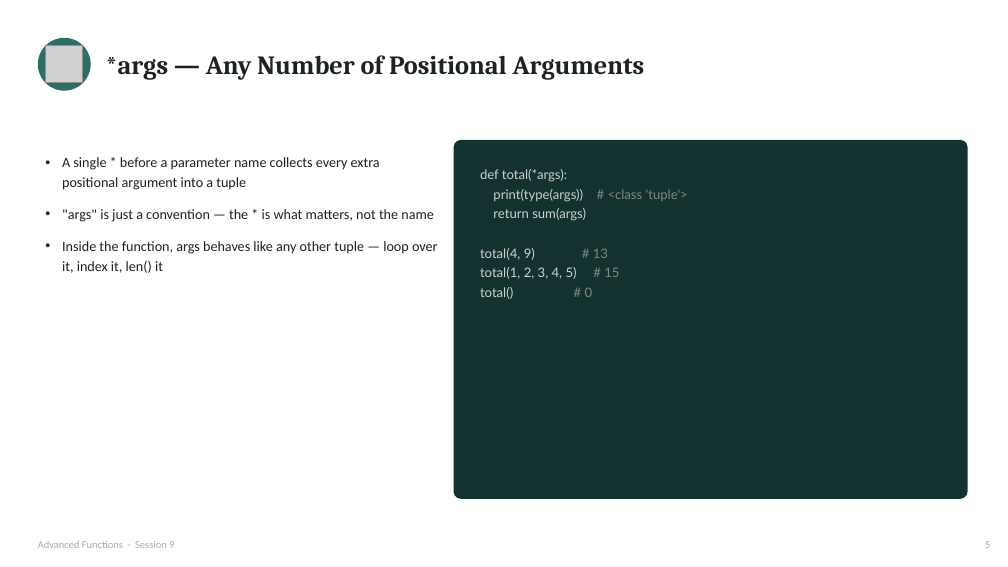
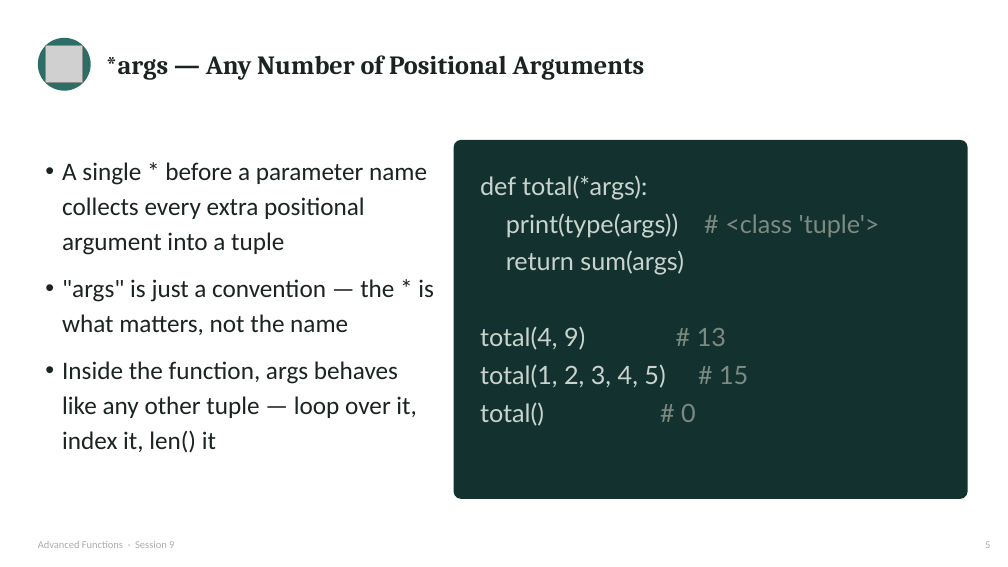
Before and after one commit to waseem-development/ai-ml-course, a slide deck: slide 5 of slides/1_python_slides/8_advanced_functions.pptx. Drawn at 1008x567 pixels with LibreOffice and Linux fonts; fonts in the diff are those of the drawing; grey boxes stand for pictures. Boxes give left, top, right and bottom in pixels: in the first picture for what was removed or moved away, otherwise in the second. Text is boxed around its words. In the diff, an @@ line names an element or a change of style, - is before the commit and + after.

Commit message:
Updated Advanced Functions file

```diff
--- a/slides/1_python_slides/8_advanced_functions.pptx
+++ b/slides/1_python_slides/8_advanced_functions.pptx
@@ text "A single * before a ..." at (62, 162, 434, 453): size 13.5 to 24 pt @@
@@ text "def total(*args):" at (480, 175, 880, 426): size 12.5 to 24 pt @@
```
Also in this commit, not shown: 9 other slides changed, 1 other file.
